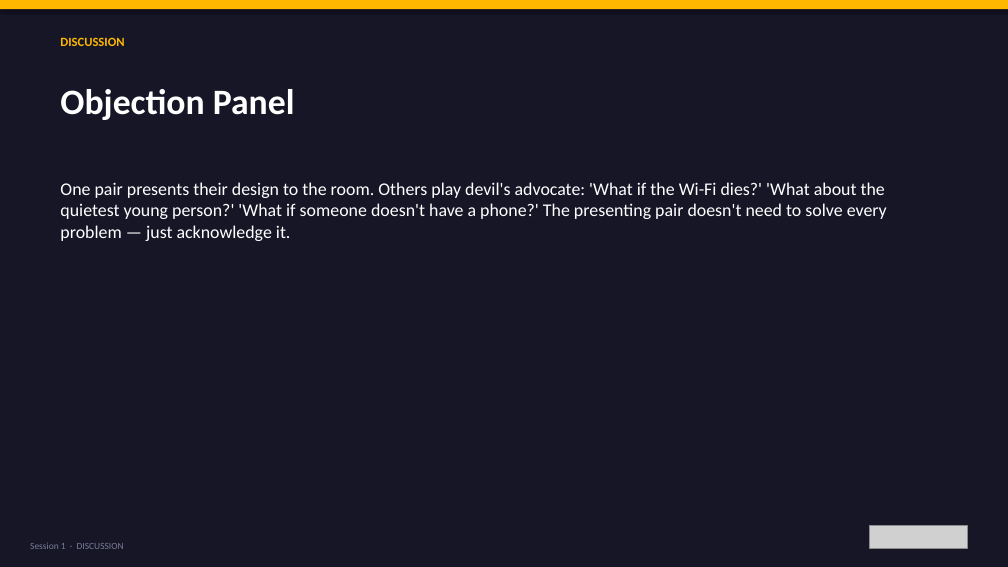
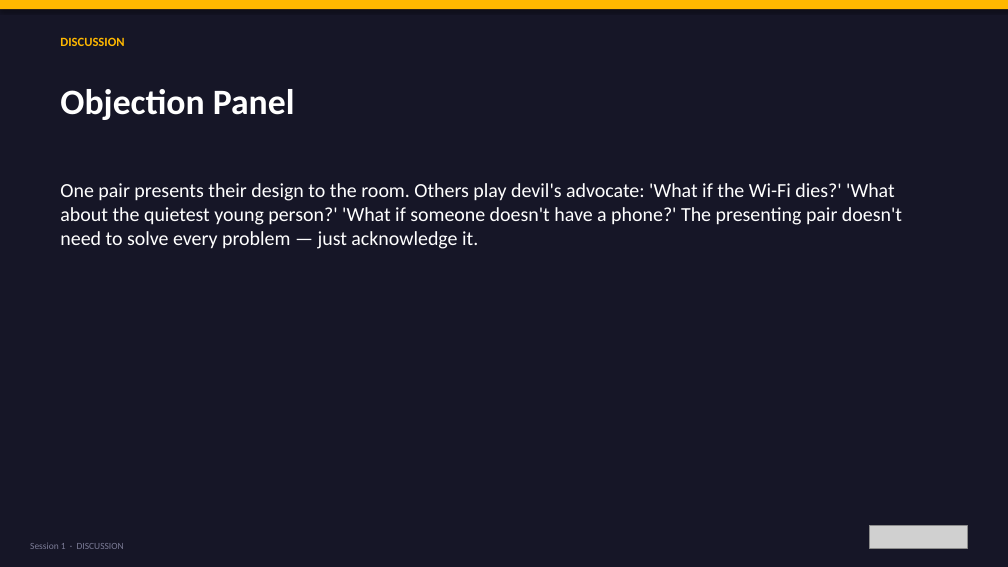
Before and after one commit to bh1ff/cpd-v2, a slide deck: slide 25 of assets/downloads/Session-1-What-Is-Digital-Youth-Work.pptx (slide 27 before the commit). Drawn at 1008x567 pixels with LibreOffice and Linux fonts; fonts in the diff are those of the drawing; grey boxes stand for pictures. Boxes give left, top, right and bottom in pixels: in the first picture for what was removed or moved away, otherwise in the second. Text is boxed around its words. In the diff, an @@ line names an element or a change of style, - is before the commit and + after.

```diff
--- a/assets/downloads/Session-1-What-Is-Digital-Youth-Work.pptx
+++ b/assets/downloads/Session-1-What-Is-Digital-Youth-Work.pptx
@@ text "One pair presents their design ..." at [60,183,902,249]: size 17 to 19 pt @@
```
Also in this commit, not shown: 24 other slides changed, 1 slide added, 3 slides removed, 4 other files.
